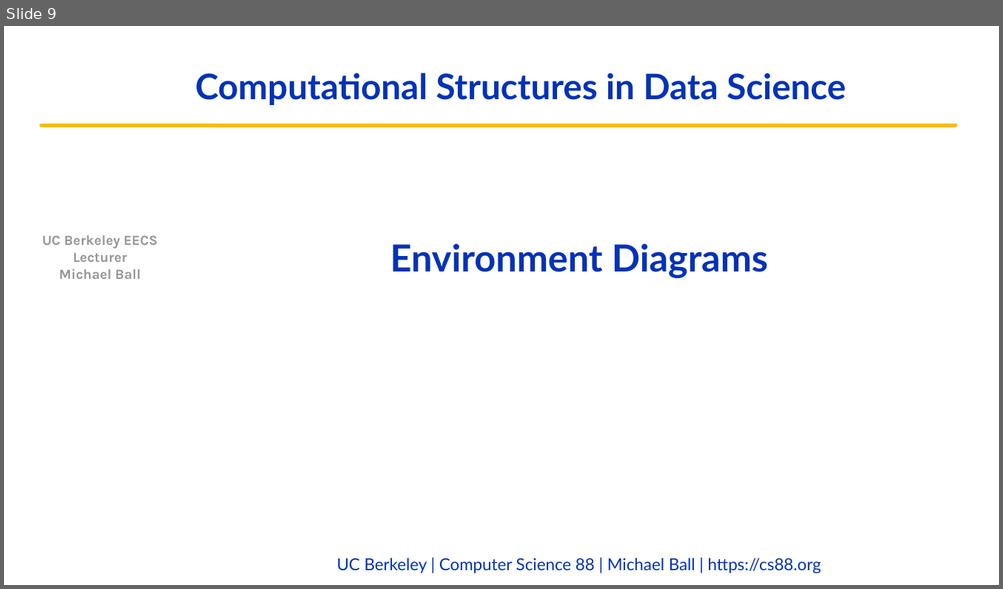
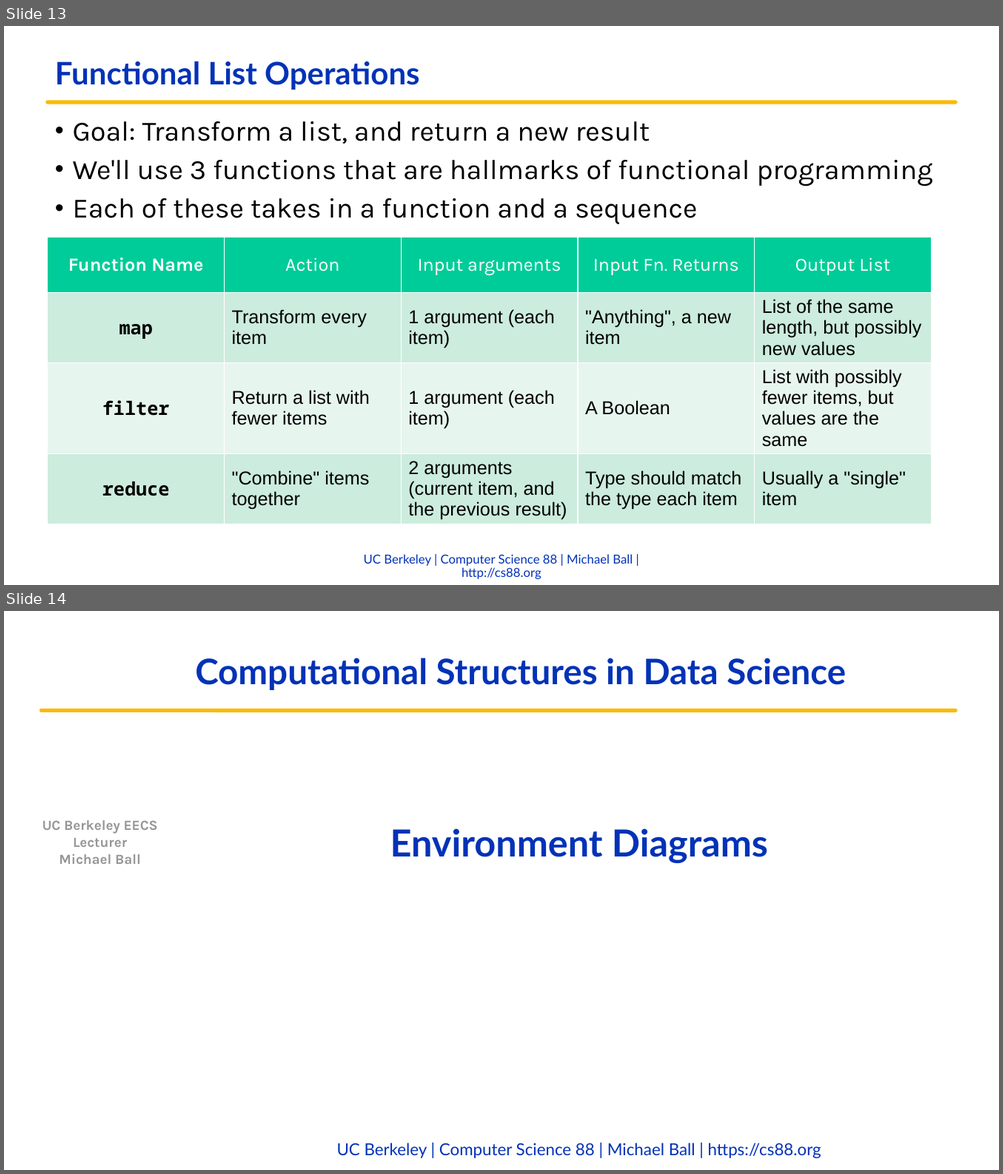
Before and after one commit to cs88-website/fa22, a slide deck: assets/slides/fa22/07-HOFs_Environments.pptx. Shown one above the other, each under a label of ours: slide 9 before the commit, slides 13 and 14 after it. The pictures are 1003x589 and 1003x1174 pixels, drawn with LibreOffice and Linux fonts; fonts in the diff are those of the drawing; background and template pictures are left out. Boxes give left, top, right and bottom in pixels: in the first picture for what was removed or moved away, otherwise in the second. Text is boxed around its words. In the diff, an @@ line names an element or a change of style, - is before the commit and + after.

```diff
--- a/assets/slides/fa22/07-HOFs_Environments.pptx
+++ b/assets/slides/fa22/07-HOFs_Environments.pptx
@@ slide 13 added at bbox=[4, 26, 999, 585], background #FFFFFF @@
@@ title added at bbox=[55, 61, 419, 90], 30 pt, text #0332B7, bold @@
+Functional List Operations
@@ freeform shape added at bbox=[47, 102, 956, 102], outline #FBBA03 3.75 pt @@
@@ text added at bbox=[73, 121, 933, 224], 27 pt, text #000000 @@
+• Goal: Transform a list, and return a new result
+• We'll use 3 functions that are hallmarks of functional programming
+• Each of these takes in a function and a sequence
@@ table added at bbox=[47, 238, 931, 523], 4 rows, 5 columns @@
+Function Name | Action | Input arguments | Input Fn. Returns | Output List
+map | Transform every item | 1 argument (each item) | "Anything", a new item | List of the same length, but possibly new values
+filter | Return a list with fewer items | 1 argument (each item) | A Boolean | List with possibly fewer items, but values are the same
+reduce | "Combine" items together | 2 arguments (current item, and the previous result) | Type should match the type each item | Usually a "single" item
@@ text added at bbox=[364, 554, 632, 580], 12 pt, text #0332B7 @@
+UC Berkeley | Computer Science 88 | Michael Ball | http://cs88.org
@@ what was slide 9 is now slide 14 @@
```
Also in this commit, not shown: 4 slides changed, 9 other slides added, 5 slides removed, 5 other files.
